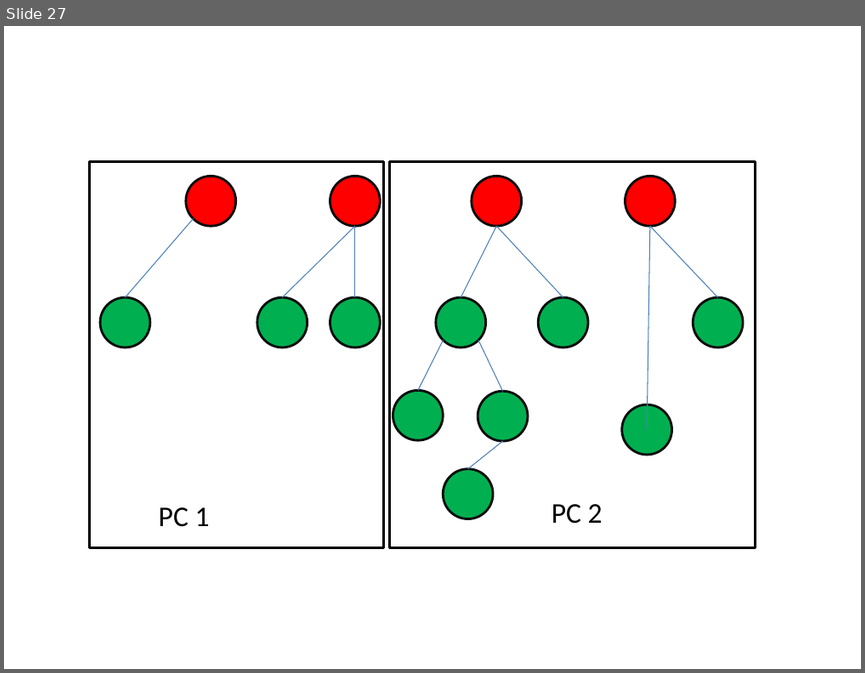
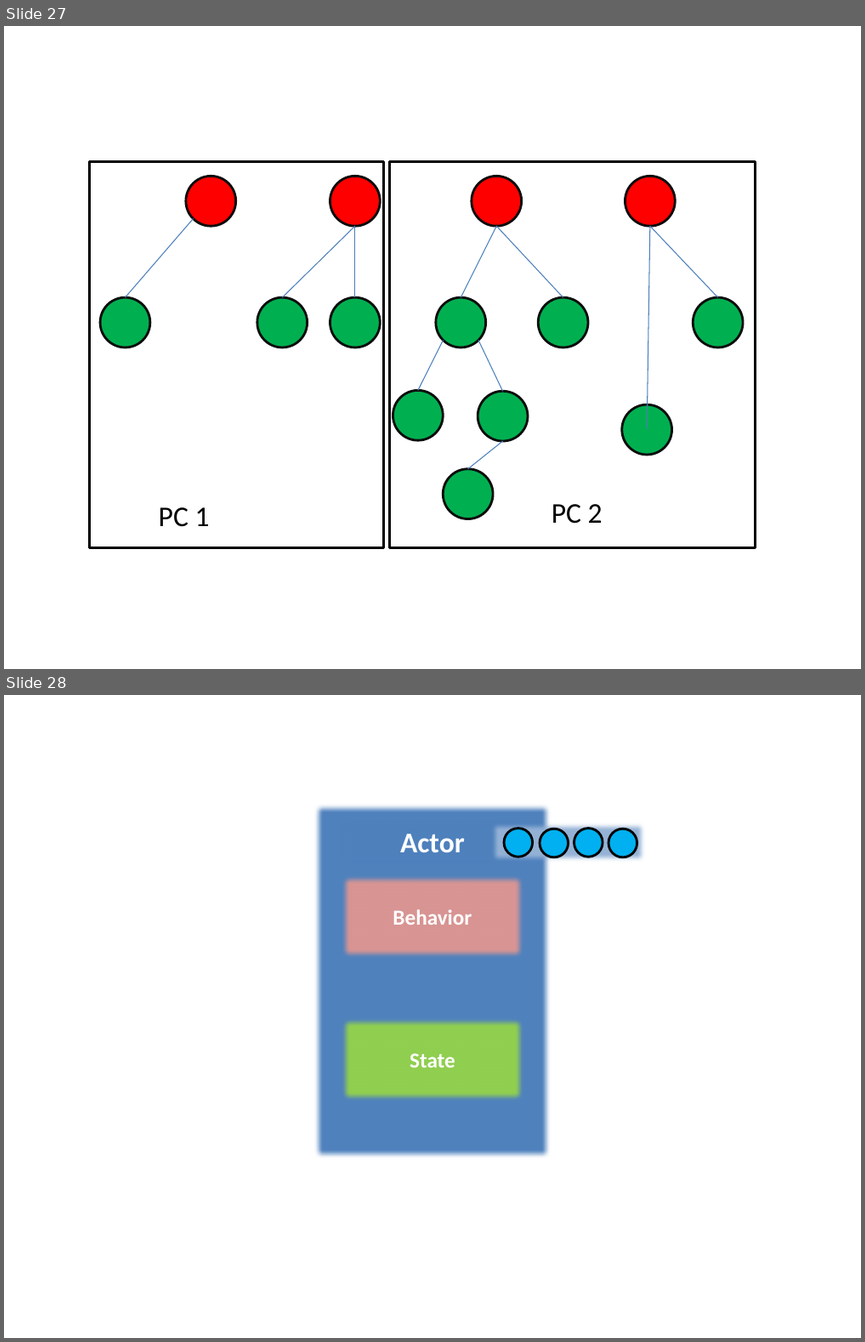
Before and after one commit to agilesteel/Papers, a slide deck: ScalaLecture/source/resources/Graphics.pptx. Shown one above the other, each under a label of ours: slide 27 before the commit, slides 27 and 28 after it. The pictures are 865x673 and 865x1342 pixels, drawn with LibreOffice and Linux fonts; fonts in the diff are those of the drawing. Boxes give left, top, right and bottom in pixels: in the first picture for what was removed or moved away, otherwise in the second. Text is boxed around its words. In the diff, an @@ line names an element or a change of style, - is before the commit and + after.

```diff
--- a/ScalaLecture/source/resources/Graphics.pptx
+++ b/ScalaLecture/source/resources/Graphics.pptx
@@ slide 28 added at (4,695,861,1338), background #FFFFFF @@
@@ rectangle added at (313,802,551,1159), fill #4F81BD, outline #3A5F8C 2 pt @@
@@ rectangle added at (340,820,526,863), fill #4F81BD, outline #3A5F8C 2 pt, 24 pt, text #FFFFFF, bold @@
+Actor
@@ rectangle added at (490,821,647,864), fill #95B3D7, outline #8EB4E3 2 pt @@
@@ ellipse added at (504,828,532,857), fill #00B0F0, outline #000000 2 pt @@
@@ ellipse added at (540,828,568,857), fill #00B0F0, outline #000000 2 pt @@
@@ ellipse added at (574,828,602,857), fill #00B0F0, outline #000000 2 pt @@
@@ ellipse added at (608,828,636,857), fill #00B0F0, outline #000000 2 pt @@
@@ rectangle added at (340,873,526,959), fill #D99694, outline #3A5F8C 2 pt, 18 pt, text #FFFFFF, bold @@
+Behavior
@@ rectangle added at (340,1016,526,1102), fill #92D050, outline #3A5F8C 2 pt, 18 pt, text #FFFFFF, bold @@
+State
```
Also in this commit, not shown: 1 other slide added, 5 other files.
